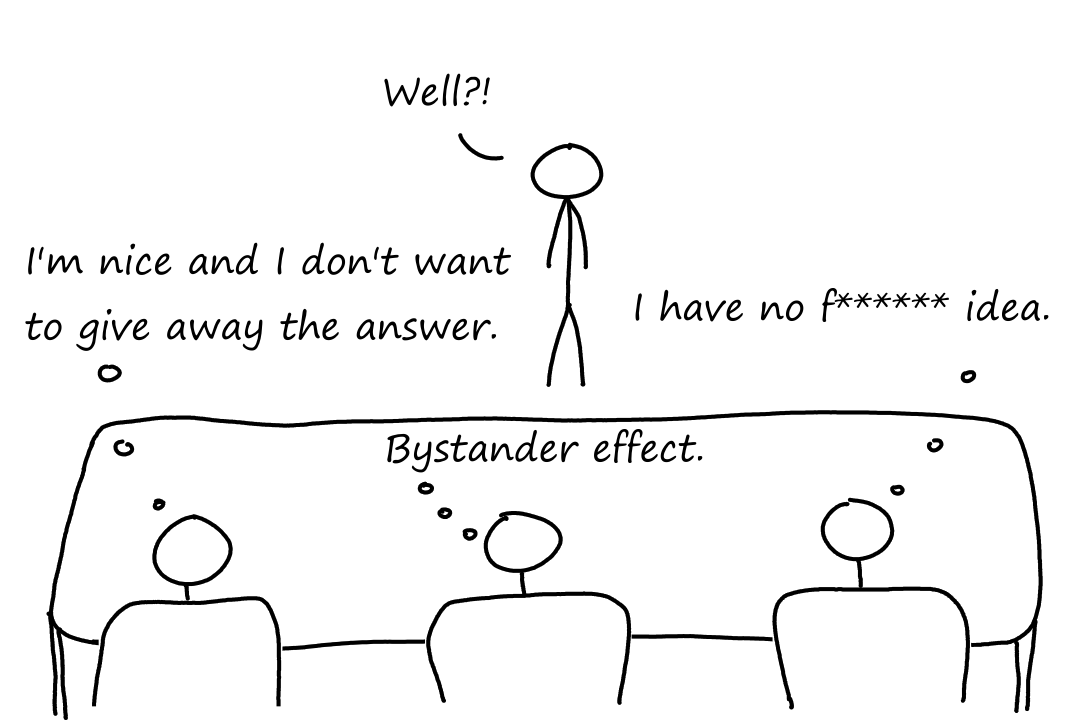
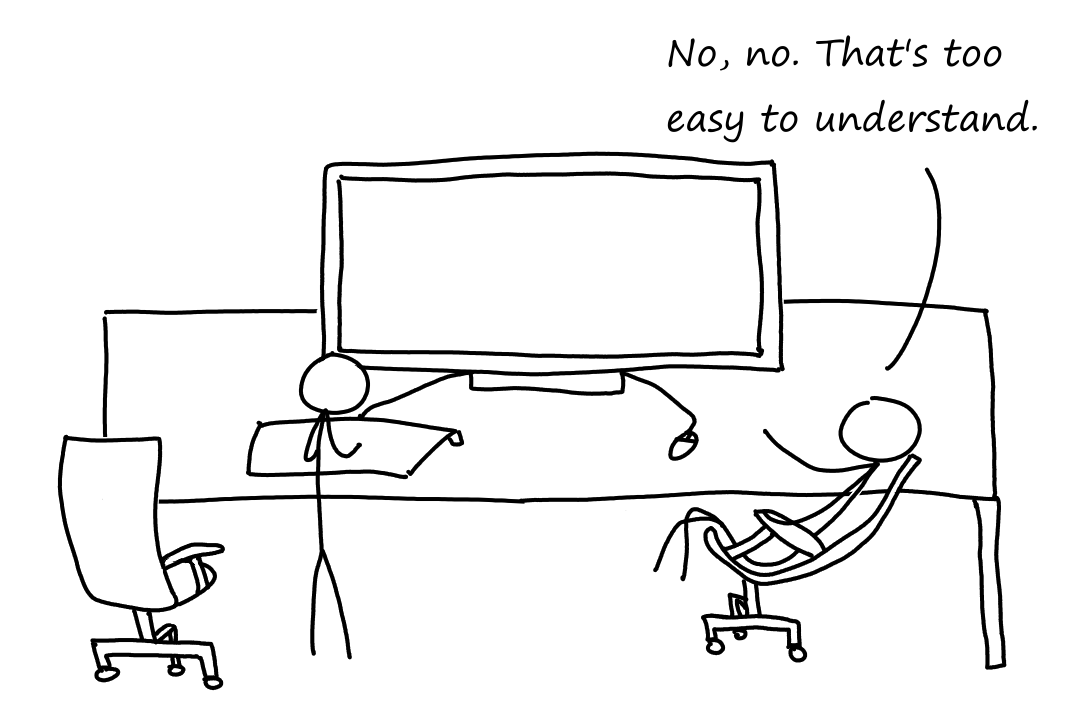
Comparing the layer stacks of the two 1080 × 720 images. Changes:
added layer "Saying" above "Vector Layer 1" over [832, 128, 960, 371]
removed layer "Saying and Thinking" over [64, 128, 1024, 576]
renamed "Person 3" to "Chair 2", painted on it over [656, 424, 1024, 713]
painted on "Person 2" over [384, 362, 976, 710]
added layer "Chair 1" above "Person 1" over [46, 384, 256, 704]
painted on "Person 1" over [25, 294, 444, 720]
moved "Table" above "Computer", painted on it over [25, 204, 1049, 720]
renamed "Person 4" to "Computer", moved it above "Background", painted on it over [64, 126, 832, 532]
